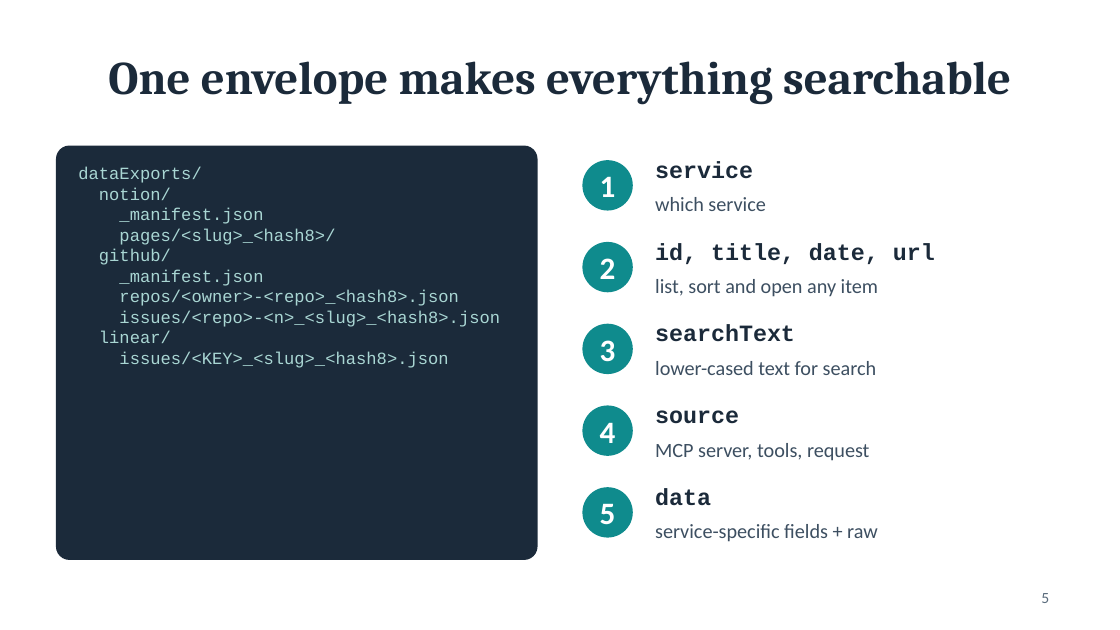
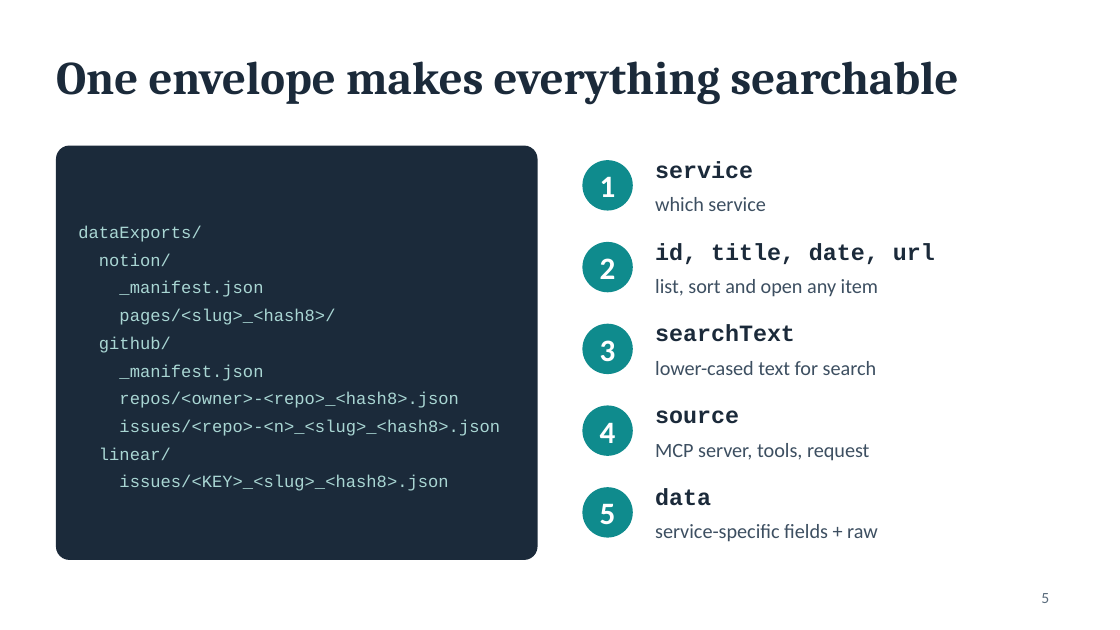
Before and after one commit to nyohayon-jpg/hw-services-dashboard, a slide deck: slide 5 of presentation/services-dashboard.pptx. Drawn at 1120x630 pixels with LibreOffice and Linux fonts; fonts in the diff are those of the drawing. Boxes give left, top, right and bottom in pixels: in the first picture for what was removed or moved away, otherwise in the second. Text is boxed around its words. In the diff, an @@ line names an element or a change of style, - is before the commit and + after.

```diff
--- a/presentation/services-dashboard.pptx
+++ b/presentation/services-dashboard.pptx
@@ title "One envelope makes everything searchable" at (x1=56, y1=61, x2=959, y2=104): alignment centre to left @@
@@ text "dataExports/" at (x1=78, y1=225, x2=500, y2=491): line spacing 1 to 1.35; vertical alignment top to middle @@
```
Also in this commit, not shown: 6 other slides changed, 1 slide added, 1 slide removed.
